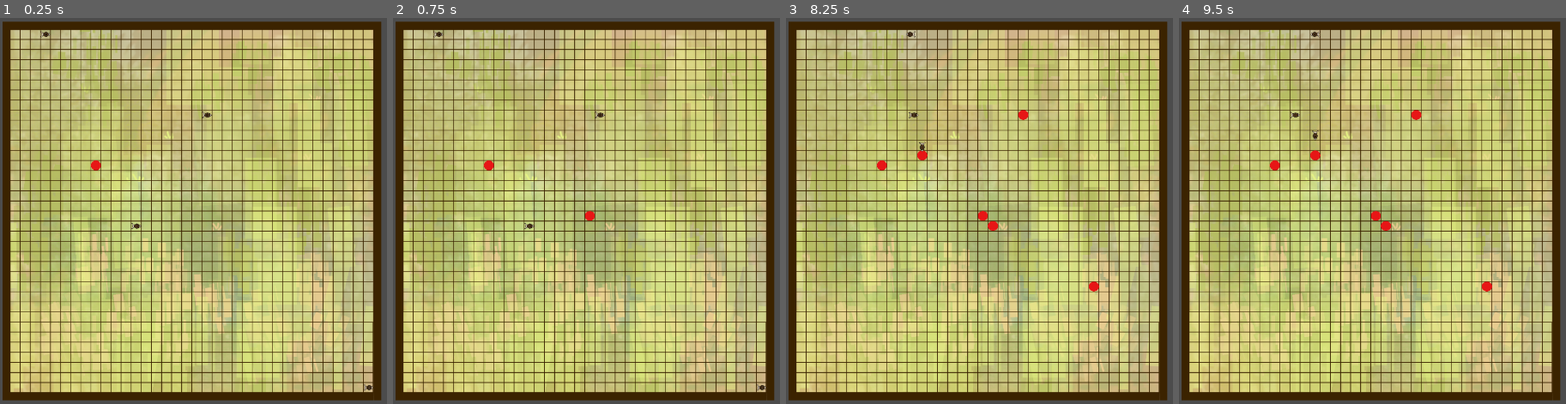
Above: before the commit, frames 1-4 (left to right).
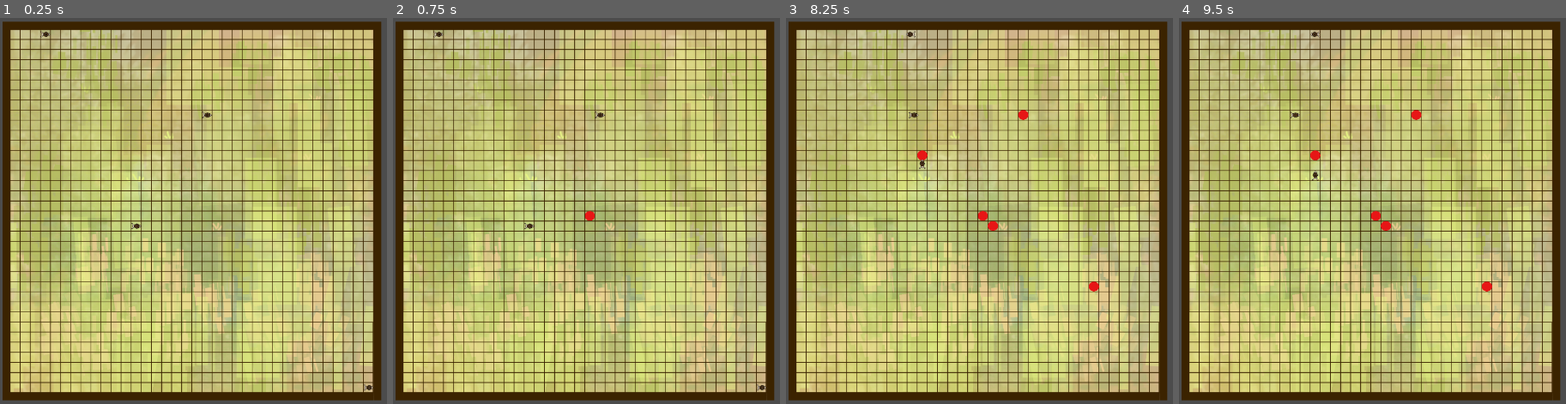
Above: after the commit, the same moments.

Repository: RNairn01/LD-51
Game: Godot game, scene res://scenes/screens/play_screen.tscn
Same seed, same stepped clock (60 frames per second), same inputs: the game is played once before the commit and once after it.
Inputs (mouse positions are in pixels of both pictures, inside the frame that each line leads up to):
- Up to frame 1 (0.25 s): no input
- Up to frame 2 (0.75 s): tap Enter at 0.5 s; move the mouse to (586, 211) at 0.52 s; click (586, 211) at 0.67 s
- Up to frame 3 (8.25 s): move the mouse to (991, 230) at 1.27 s; click (991, 230) at 1.42 s; tap Space at 2, 3.5, 5.75 s; move the mouse to (outside the picture) at 2.02 s; click (outside the picture) at 2.17 s; tap Enter at 2.75, 5 s; move the mouse to (1095, 288) at 2.77 s; click (1095, 288) at 2.92 s; move the mouse to (outside the picture) at 3.52 s; click (outside the picture) at 3.67 s; move the mouse to (921, 153) at 4.27 s; click (921, 153) at 4.42 s; move the mouse to (1165, 211) at 5.02 s; click (1165, 211) at 5.17 s; move the mouse to (1025, 114) at 5.77 s; click (1025, 114) at 5.92 s; move the mouse to (outside the picture) at 6.52 s; click (outside the picture) at 6.67 s; move the mouse to (991, 230) at 7.27 s; click (991, 230) at 7.42 s; move the mouse to (outside the picture) at 8.02 s; click (outside the picture) at 8.17 s
- Up to frame 4 (9.5 s): move the mouse to (1488, 288) at 8.77 s; click (1488, 288) at 8.92 s

The runs differ from the first frame. In frame 1, less than 0.1% of the frame differs, in the area x 23-27%, y 36-40%; in frame 2, less than 0.1%; in frame 3, 0.1%; in frame 4, 0.1%, in the area x 23-37%, y 29-43%.

Commit message:
Add basic direction changing

Diff:
--- a/scenes/screens/play_screen.tscn
+++ b/scenes/screens/play_screen.tscn
@@ -1,9 +1,8 @@
-[gd_scene load_steps=7 format=2]
+[gd_scene load_steps=6 format=2]
 
 [ext_resource path="res://scenes/snails/snail_normal.tscn" type="PackedScene" id=1]
 [ext_resource path="res://assets/sprites/background_with_grid.png" type="Texture" id=2]
 [ext_resource path="res://scripts/grid_click_manager.gd" type="Script" id=3]
-[ext_resource path="res://scenes/arrows/arrow_down.tscn" type="PackedScene" id=4]
 [ext_resource path="res://scripts/arrow_place_manager.gd" type="Script" id=5]
 
 [sub_resource type="RectangleShape2D" id=1]
@@ -20,18 +19,24 @@
 [node name="BackgroundWithGrid" type="Sprite" parent="GridClickManager"]
 position = Vector2( 576, 576 )
 texture = ExtResource( 2 )
+__meta__ = {
+"_edit_lock_": true
+}
 
 [node name="GridArea" type="Area2D" parent="GridClickManager"]
+__meta__ = {
+"_edit_lock_": true
+}
 
 [node name="CollisionShape2D" type="CollisionShape2D" parent="GridClickManager/GridArea"]
 position = Vector2( 576, 576 )
 shape = SubResource( 1 )
+__meta__ = {
+"_edit_lock_": true
+}
 
 [node name="ArrowPlaceManager" type="Node2D" parent="."]
 script = ExtResource( 5 )
-
-[node name="ArrowDown" parent="ArrowPlaceManager" instance=ExtResource( 4 )]
-position = Vector2( 256, 416 )
 
 [node name="GlobalTimer" type="Timer" parent="."]
 autostart = true
--- a/scripts/arrow.gd
+++ b/scripts/arrow.gd
@@ -1,4 +1,6 @@
 extends Area2D
+
+export var arrow_direction = Vector2.DOWN
 
 
 func _ready():
--- a/scripts/grid_click_manager.gd
+++ b/scripts/grid_click_manager.gd
@@ -8,7 +8,7 @@
 	grid_area.connect("input_event", self, "_on_click_in_grid")
 
 func _on_click_in_grid(viewport: Node, event: InputEventMouseButton, shape_idx: int):
-	if event is InputEventMouseButton and event.is_pressed():
+	if event is InputEventMouseButton and event.is_pressed() and event.button_index == BUTTON_LEFT:
 		var grid_pos = get_nearest_grid_center(get_global_mouse_position())
 		emit_signal("click_in_grid", grid_pos)
 
--- a/scripts/snail_controller.gd
+++ b/scripts/snail_controller.gd
@@ -23,6 +23,9 @@
 	if area.name != "GridArea":
 		print("collide" + "-" + area.name)
 
+	if area.name.begins_with("@Arrow"):
+		self.snail_direction = area.arrow_direction
+
 func set_sprite_facing(direction: Vector2):
 	match (direction):
 		Vector2.UP:
